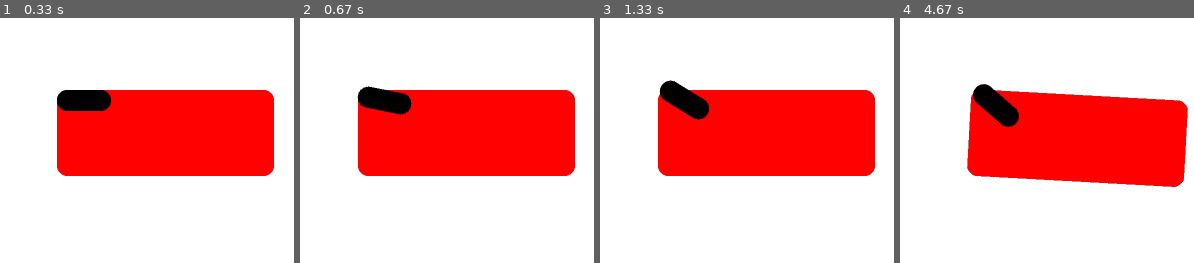
Above: before the commit, frames 1-4 (left to right).
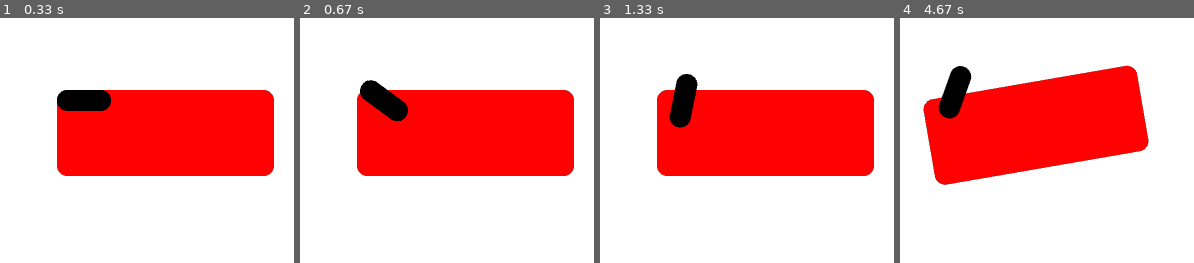
Above: after the commit, the same moments.

Repository: calumroy/vehicle_sim_pygame
Game: pygame game, started from vehicle_sim.py
Same seed, same stepped clock (60 frames per second), same inputs: the game is played once before the commit and once after it.
Inputs:
- Up to frame 1 (0.33 s): no input
- Up to frame 2 (0.67 s): hold C from 0.33 s (still down); hold Right from 0.33 s (still down)
- Up to frame 3 (1.33 s): release C at 0.8 s; release Right at 0.8 s; hold Right 0.83-1.3 s
- Up to frame 4 (4.67 s): hold Up 1.33-1.63 s; hold Right 1.67-2.13 s; hold Left 2.17-2.7 s; hold Down 2.73-3.03 s; hold Left 3.07-3.47 s; hold Up 3.5-3.87 s; hold Right 3.9-4.53 s; hold Down from 4.57 s (still down)

Frame 1 is identical in both runs. In frame 2, 1.1% of the frame differs, in the area x 19-94%, y 25-65%; in frame 3, 2.0%; in frame 4, 20%, in the area x 7-98%, y 19-69%.

Commit message:
auto recenter

Diff:
--- a/vehicle_sim.py
+++ b/vehicle_sim.py
@@ -33,7 +33,7 @@
 orig_pixel_to_meters_scale = 40.0
 pixel_to_meters_scale = orig_pixel_to_meters_scale
 newtons_per_key_press = 1600.0
-rads_per_sec_press = 0.6
+rads_per_sec_press = 1.9
 zoom = 1
 zoom_factor = 0.05
 # These offsets center the car to the display when zooming in or out.
@@ -114,6 +114,11 @@
     incfromroth = (s.get_height()-sh)//2
     surface.blit( s, (pos[0]-surfcenterx+rotation_offset_center[0]+rw2-incfromrotw,pos[1]-surfcentery+rotation_offset_center[1]+rh2-incfromroth) )
 
+def recenter_vehicle():
+    car_to_pixel_offset_x = -car.state["x"] * pixel_to_meters_scale + float(display_size[0]/2.0)
+    car_to_pixel_offset_y = car.state["y"] * pixel_to_meters_scale + float(display_size[1]/2.0)
+    print('RECENTERED')
+    return car_to_pixel_offset_x, car_to_pixel_offset_y
 
 # -------- Main Program Loop -----------
 while not done:
@@ -136,9 +141,7 @@
                 zoom = 1
                 print('RESET')
             elif event.key == pygame.K_c:
-                car_to_pixel_offset_x = -car.state["x"] * pixel_to_meters_scale + float(display_size[0]/2.0)
-                car_to_pixel_offset_y = car.state["y"] * pixel_to_meters_scale + float(display_size[1]/2.0)
-                print('RECENTERED')
+                car_to_pixel_offset_x, car_to_pixel_offset_y = recenter_vehicle()
         if event.type == pygame.KEYUP:
             if event.key == pygame.K_UP:
                 keys["up"] = 0.0
@@ -163,6 +166,17 @@
                 car_to_pixel_offset_x = -car.state["x"] * pixel_to_meters_scale + float(display_size[0]/2.0)
                 car_to_pixel_offset_y = car.state["y"] * pixel_to_meters_scale + float(display_size[1]/2.0)
 
+    # Negate the y positions since pygame uses downwards as positive y direction.
+    # Add a car to pixel offset (this centers the car when zooming in or out of the display).
+    rect_x = car.state["x"] * pixel_to_meters_scale + car_to_pixel_offset_x
+    rect_y = -1.0*car.state["y"] * pixel_to_meters_scale + car_to_pixel_offset_y
+    # If the vehicle is outside the screen frame recenter the car in the screen.
+    if ((rect_x > display_size[0]) or (rect_x < 0 )):
+        car_to_pixel_offset_x, car_to_pixel_offset_y = recenter_vehicle()
+    # Negate the y positions since pygame uses downwards as positive y direction.
+    if ((rect_y > display_size[1]) or (rect_y < 0 )):
+        car_to_pixel_offset_x, car_to_pixel_offset_y = recenter_vehicle()
+
     # --- Game logic should go here
 
     # Update control inputs
